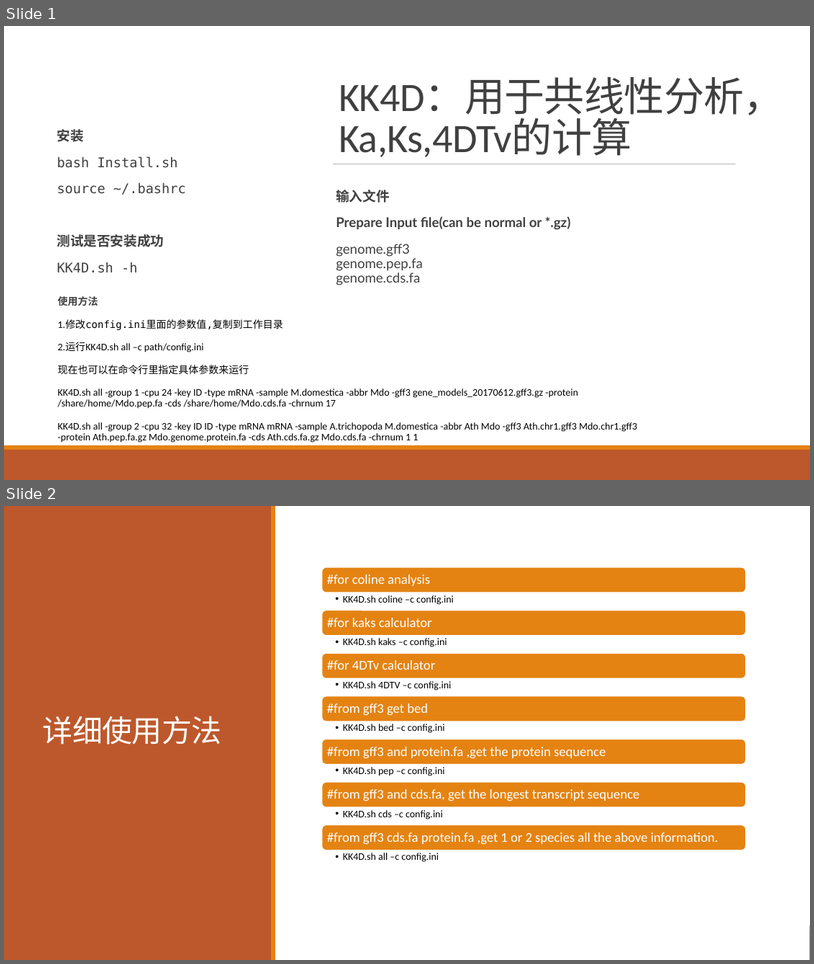
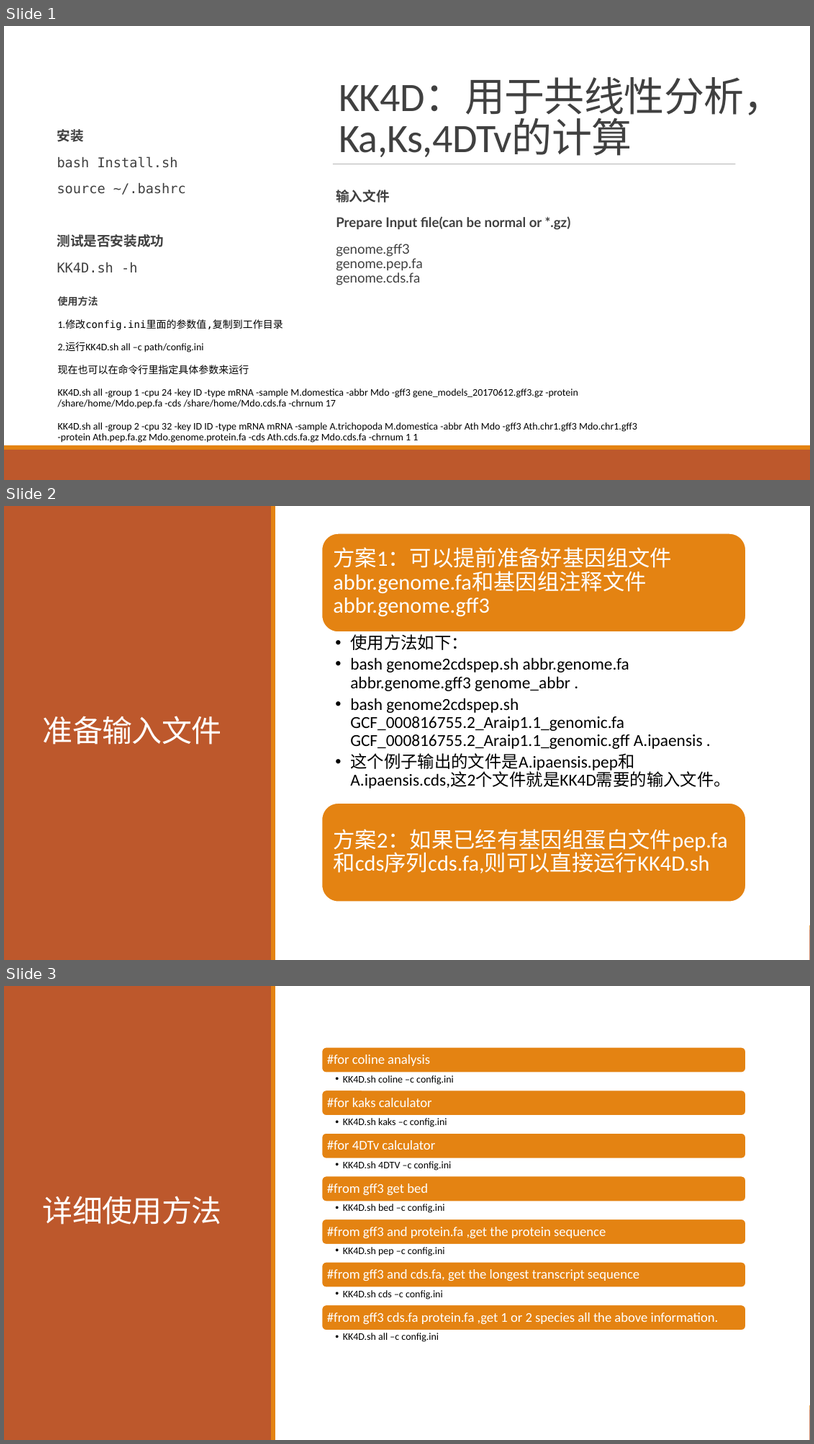
Before and after one commit to chaimol/KK4D, a slide deck: KK4D使用方法.pptx. Shown one above the other, each under a label of ours: slides 1 and 2 before the commit, slides 1, 2 and 3 after it. The pictures are 814x964 and 814x1444 pixels, drawn with LibreOffice and Linux fonts; fonts in the diff are those of the drawing. Boxes give left, top, right and bottom in pixels: in the first picture for what was removed or moved away, otherwise in the second. Text is boxed around its words. In the diff, an @@ line names an element or a change of style, - is before the commit and + after.

```diff
--- a/KK4D使用方法.pptx
+++ b/KK4D使用方法.pptx
@@ slide 2 added at bbox=[4, 506, 810, 960], background #FFFFFF; not listed: 2 template elements that a slide beside it also shows @@
@@ rectangle added at bbox=[4, 506, 810, 960], fill #FFFFFF @@
@@ rectangle added at bbox=[4, 506, 272, 960], fill #BD582C @@
@@ rectangle added at bbox=[271, 506, 275, 960], fill #E48312 @@
@@ title added at bbox=[43, 716, 222, 744], 36 pt, text #FFFFFF @@
+准备输入文件
@@ group added at bbox=[322, 533, 746, 901]: 3 texts, 2 rounded rectangles @@
+方案1：可以提前准备好基因组文件abbr.genome.fa和基因组注释文件abbr.genome.gff3
+  • 使用方法如下：
+  • bash genome2cdspep.sh abbr.genome.fa abbr.genome.gff3 genome_abbr .
+  • bash genome2cdspep.sh GCF_000816755.2_Araip1.1_genomic.fa GCF_000816755.2_Araip1.1_genomic.gff A.ipaensis .
+  • 这个例子输出的文件是A.ipaensis.pep和A.ipaensis.cds,这2个文件就是KK4D需要的输入文件。
+方案2：如果已经有基因组蛋白文件pep.fa和cds序列cds.fa,则可以直接运行KK4D.sh
@@ what was slide 2 is now slide 3 @@
```
Also in this commit, not shown: 1 slide changed, 22 other files.
